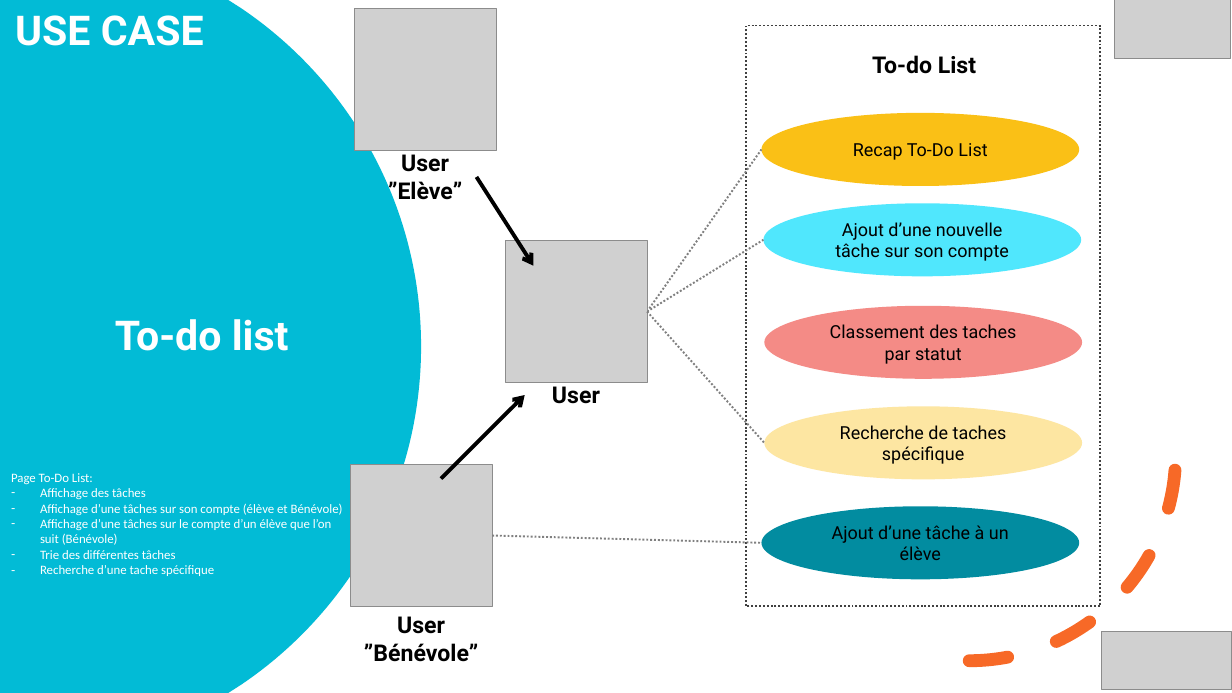
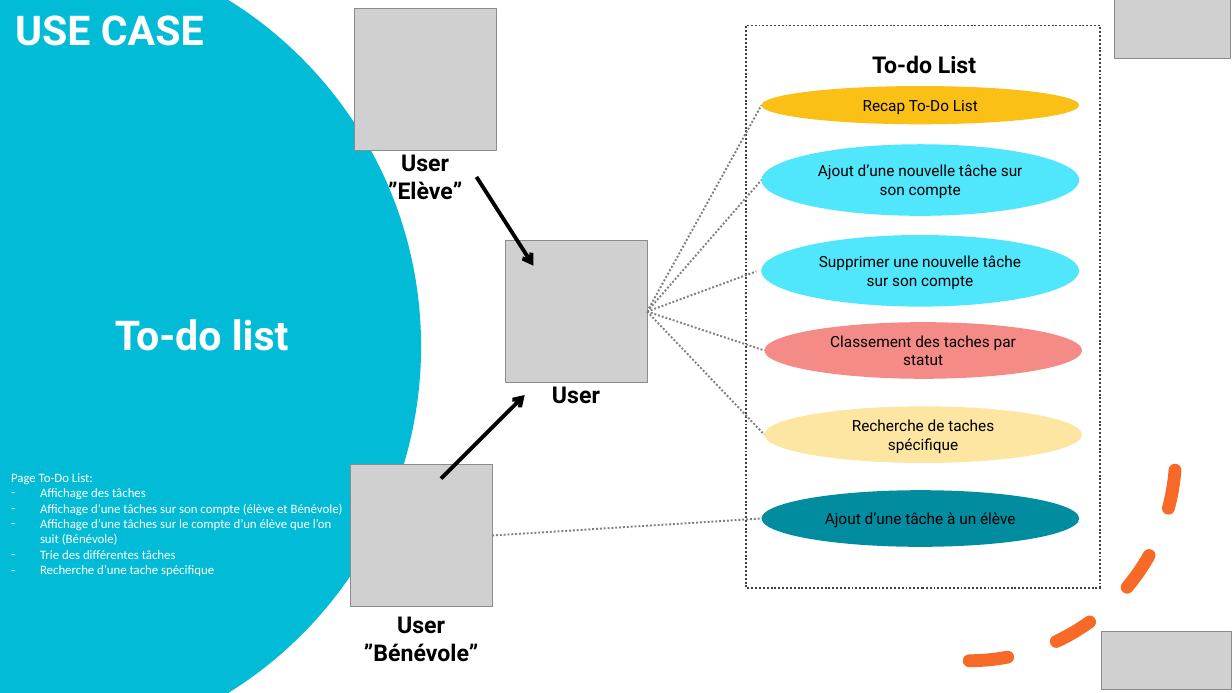
Before and after one commit to Belin27000/P10_Dev4U-LearnAtHome, a slide deck: slide 6 of Diagrammes_Cas_Dusages/DiagrammeUseCase.pptx. Drawn at 1232x693 pixels with LibreOffice and Linux fonts; fonts in the diff are those of the drawing; grey boxes stand for pictures. Boxes give left, top, right and bottom in pixels: in the first picture for what was removed or moved away, otherwise in the second. Text is boxed around its words. In the diff, an @@ line names an element or a change of style, - is before the commit and + after.

```diff
--- a/Diagrammes_Cas_Dusages/DiagrammeUseCase.pptx
+++ b/Diagrammes_Cas_Dusages/DiagrammeUseCase.pptx
@@ rectangle: place and size @@
-rectangle at [746, 26, 1100, 607]
+rectangle at [746, 26, 1100, 589]
@@ ellipse "Recap To-Do List": place and size @@
-ellipse "Recap To-Do List" at [762, 113, 1080, 186]
+ellipse "Recap To-Do List" at [762, 86, 1080, 124]
@@ line moved from (647, 311) - (762, 150) to (647, 311) - (762, 105) @@
@@ size 14 to 12 pt in 5 elements at [764, 407, 1082, 463], [764, 323, 1082, 379], [762, 490, 1080, 546], [762, 86, 1080, 124], [762, 144, 1080, 215] @@
@@ ellipse "Ajout d’une nouvelle tâche sur ...": place and size @@
-ellipse "Ajout d’une nouvelle tâche sur ..." at [763, 203, 1081, 276]
+ellipse "Ajout d’une nouvelle tâche sur ..." at [762, 144, 1080, 215]
@@ line moved from (647, 311) - (763, 240) to (647, 311) - (762, 180) @@
@@ ellipse added at [762, 235, 1080, 306], fill #50E7FD, 12 pt, text #000000 @@
+Supprimer une nouvelle tâche sur son compte
@@ line added from (647, 311) to (757, 272), #808080 1.5 pt dashed @@
@@ line moved from (647, 311) - (764, 443) to (647, 311) - (764, 434) @@
@@ line added from (647, 311) to (764, 350), #808080 1.5 pt dashed @@
@@ ellipse "Classement des taches par statut": place and size @@
-ellipse "Classement des taches par statut" at [764, 306, 1082, 379]
+ellipse "Classement des taches par statut" at [764, 323, 1082, 379]
@@ ellipse "Recherche de taches spécifique": place and size @@
-ellipse "Recherche de taches spécifique" at [764, 407, 1082, 480]
+ellipse "Recherche de taches spécifique" at [764, 407, 1082, 463]
@@ ellipse "Ajout d’une tâche à un ...": place and size @@
-ellipse "Ajout d’une tâche à un ..." at [762, 506, 1080, 579]
+ellipse "Ajout d’une tâche à un ..." at [762, 490, 1080, 546]
@@ line moved from (493, 536) - (762, 543) to (493, 536) - (762, 518) @@
```
Also in this commit, not shown: 1 other file.
